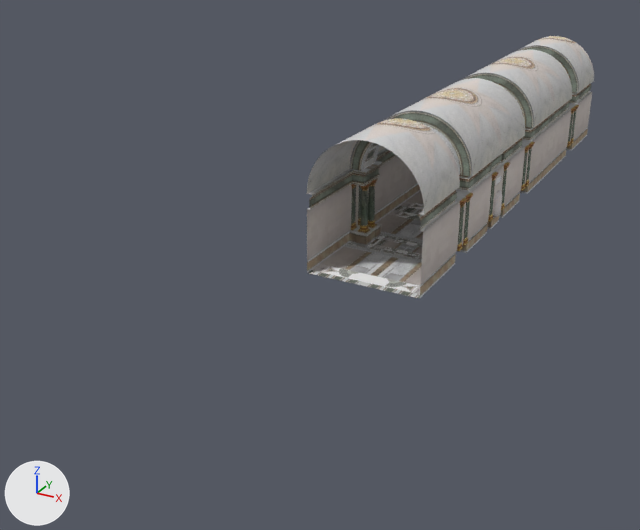
The OBJ model 3D Obj/Spawn_5.obj: old version first, new version second.
Rendered twice from a 50 mm lens placed at (16.8, -37.6, 24.6), pointed at (-11.4, 13.6, -1.0). The lights are fixed; the arrows at lower left show +X, +Y and +Z. Where no turn or scale is listed for an object, it has been applied to the vertices. Vertices at the same position are counted once.

Names of what the first picture shows: 'Spawn_5'.
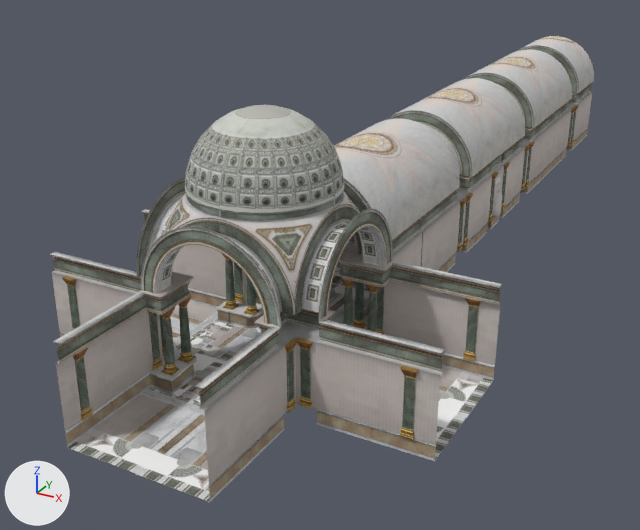
Changed parts and their boxes (x1, y1, x2, y2) in the pictures (640 x 530 px):
'Spawn_5', reshaped (89% wider, 77% taller): before (307, 36, 594, 299); after (51, 36, 594, 502)
part 1 of me_spawn_5, added (black): after (341, 278, 355, 326)
part 2 of me_spawn_5, added: after (463, 298, 481, 362)
part 3 of me_spawn_5, added (black): after (365, 284, 379, 332)
part 4 of me_spawn_5, added: after (377, 286, 384, 334)
part 5 of me_spawn_5, added: after (297, 338, 313, 409)
part 6 of me_spawn_5, added: after (399, 365, 419, 440)
part 7 of me_spawn_5, added (black): after (160, 307, 180, 376)
part 8 of me_spawn_5, added: after (285, 338, 298, 412)
part 9 of me_spawn_5, added (black): after (148, 311, 163, 370)
part 10 of me_spawn_5, added: after (73, 347, 93, 421)
part 11 of me_spawn_5, added: after (62, 276, 80, 330)
part 12 of me_spawn_5, added (black): after (178, 296, 196, 363)
part 13 of me_spawn_5, added: after (222, 254, 239, 310)
part 14 of me_spawn_5, added: after (244, 277, 260, 316)
part 15 of me_spawn_5, added (black): after (353, 281, 367, 329)
part 16 of me_spawn_5, added: after (160, 315, 164, 356)
part 17 of me_spawn_5, added: after (234, 262, 244, 303)
part 18 of me_spawn_5, added: after (53, 226, 205, 473)
part 19 of me_spawn_5, built on: before (342, 120, 385, 142); after (51, 105, 502, 502)

The change, as a diff of the scene's bpy script:
```diff
--- a/3D Obj/Spawn_5.obj.py
+++ b/3D Obj/Spawn_5.obj.py
@@ me_spawn_5 @@
-me_spawn_5.from_pydata(...)  # 9621 vertices, 17972 faces; spans x -10.6..-1.8, y 9.9..53.9, z 0.0..9.7
+me_spawn_5.from_pydata(...)  # 19409 vertices, 36472 faces; spans x -17.7..5.2, y -12.9..53.9, z 0.0..14.2
+# me_spawn_5 part 1: the loose piece of 336 vertices spanning x -3.4..-2.7, y 32.1..32.8, z 0.9..4.6 is copied, and the copy is mirrored in x about its middle, then moved by (0.0, -30.8, 0.0); it spans x -3.4..-2.7, y 1.3..2.0, z 0.9..4.6
+# me_spawn_5 part 2: the loose piece of 120 vertices spanning x -2.4..-1.9, y 16.3..17.1, z 0.9..4.6 is copied, and the copy is turned 90 degrees about the z axis through its middle, then moved by (5.9, -14.1, 0.0); it spans x 3.4..4.2, y 2.3..2.8, z 0.9..4.6
+# me_spawn_5 part 3: the loose piece of 336 vertices spanning x -3.4..-2.7, y 32.1..32.8, z 0.9..4.6 is copied, and the copy is mirrored in x about its middle, then moved by (1.5, -30.8, 0.0); it spans x -1.9..-1.2, y 1.3..2.0, z 0.9..4.6
+# me_spawn_5 part 4: the loose piece of 120 vertices spanning x -2.4..-1.9, y 16.3..17.1, z 0.9..4.6 is copied, and the copy is turned 90 degrees about the z axis through its middle, then moved by (0.6, -14.1, 0.0); it spans x -1.9..-1.2, y 2.3..2.8, z 0.9..4.6
+# me_spawn_5 part 5: the loose piece of 120 vertices spanning x -2.4..-1.9, y 17.4..18.2, z 0.9..4.6 is copied, and the copy is turned -90 degrees about the z axis through its middle, then moved by (0.5, -23.4, 0.0); it spans x -2.0..-1.2, y -5.8..-5.3, z 0.9..4.6
+# me_spawn_5 part 6: the loose piece of 120 vertices spanning x -2.4..-1.9, y 17.4..18.2, z 0.9..4.6 is copied, and the copy is turned -90 degrees about the z axis through its middle, then moved by (5.9, -23.4, 0.0); it spans x 3.4..4.2, y -5.8..-5.3, z 0.9..4.6
+# me_spawn_5 part 7: the loose piece of 336 vertices spanning x -9.8..-9.1, y 16.3..17.0, z 0.9..4.6 is copied, and the copy is moved by (0.0, -22.8, 0.0); it spans x -9.8..-9.1, y -6.5..-5.8, z 0.9..4.6
+# me_spawn_5 part 8: the loose piece of 120 vertices spanning x -2.4..-1.9, y 16.3..17.1, z 0.9..4.6 is copied, and the copy is moved by (0.0, -22.8, 0.0); it spans x -2.4..-1.9, y -6.5..-5.8, z 0.9..4.6
+# me_spawn_5 part 9: the loose piece of 120 vertices spanning x -10.6..-10.0, y 16.3..17.1, z 0.9..4.6 is copied, and the copy is moved by (0.0, -22.8, 0.0); it spans x -10.6..-10.0, y -6.5..-5.7, z 0.9..4.6
+# me_spawn_5 part 10: the loose piece of 120 vertices spanning x -10.6..-10.0, y 16.3..17.1, z 0.9..4.6 is copied, and the copy is moved by (0.0, -28.2, 0.0); it spans x -10.6..-10.0, y -11.9..-11.1, z 0.9..4.6
+# me_spawn_5 part 11: the loose piece of 120 vertices spanning x -10.6..-10.0, y 17.4..18.2, z 0.9..4.6 is copied, and the copy is turned 90 degrees about the z axis through its middle, then moved by (-6.0, -23.4, 0.0); it spans x -16.7..-15.9, y -5.8..-5.3, z 0.9..4.6
+# me_spawn_5 part 12: the loose piece of 336 vertices spanning x -9.8..-9.1, y 31.0..31.7, z 0.9..4.6 is copied, and the copy is mirrored in y about its middle, then moved by (0.0, -36.0, 0.0); it spans x -9.8..-9.1, y -5.0..-4.3, z 0.9..4.6
+# me_spawn_5 part 13: the loose piece of 336 vertices spanning x -9.8..-9.1, y 31.0..31.7, z 0.9..4.6 is copied, and the copy is moved by (-1.5, -29.7, 0.0); it spans x -11.2..-10.5, y 1.3..2.0, z 0.9..4.6
+# me_spawn_5 part 14: the loose piece of 336 vertices spanning x -9.8..-9.1, y 17.5..18.2, z 0.9..4.6 is copied, and the copy is moved by (0.0, -16.1, 0.0); it spans x -9.8..-9.1, y 1.3..2.0, z 0.9..4.6
+# me_spawn_5 part 15: the loose piece of 336 vertices spanning x -3.4..-2.7, y 17.5..18.2, z 0.9..4.6 is copied, and the copy is moved by (0.0, -14.7, 0.0); it spans x -3.4..-2.7, y 2.8..3.5, z 0.9..4.6
+# me_spawn_5 part 16: the loose piece of 336 vertices spanning x -9.8..-9.1, y 31.0..31.7, z 0.9..4.6 is copied, and the copy is mirrored in y about its middle, then moved by (-1.5, -36.0, 0.0); it spans x -11.3..-10.6, y -5.0..-4.3, z 0.9..4.6
+# me_spawn_5 part 17: the loose piece of 120 vertices spanning x -10.6..-10.0, y 16.3..17.1, z 0.9..4.6 is copied, and the copy is turned -90 degrees about the z axis through its middle, then moved by (-0.6, -14.1, 0.0); it spans x -11.3..-10.5, y 2.3..2.8, z 0.9..4.6
+# me_spawn_5 part 18: a new loose piece of 292 vertices spanning x -10.3..-6.2, y -12.9..-5.5, z 0.0..9.7, in mat_corridor (picture img_corridor_jpg)
+# me_spawn_5 part 19: 1 vertex removed from x -7.9, y 16.0, z 9.4; 3905 vertices added at x -17.7..5.2, y -12.9..16.0, z 0.0..14.2
 me_spawn_5.materials.append(mat_corridor)
```
